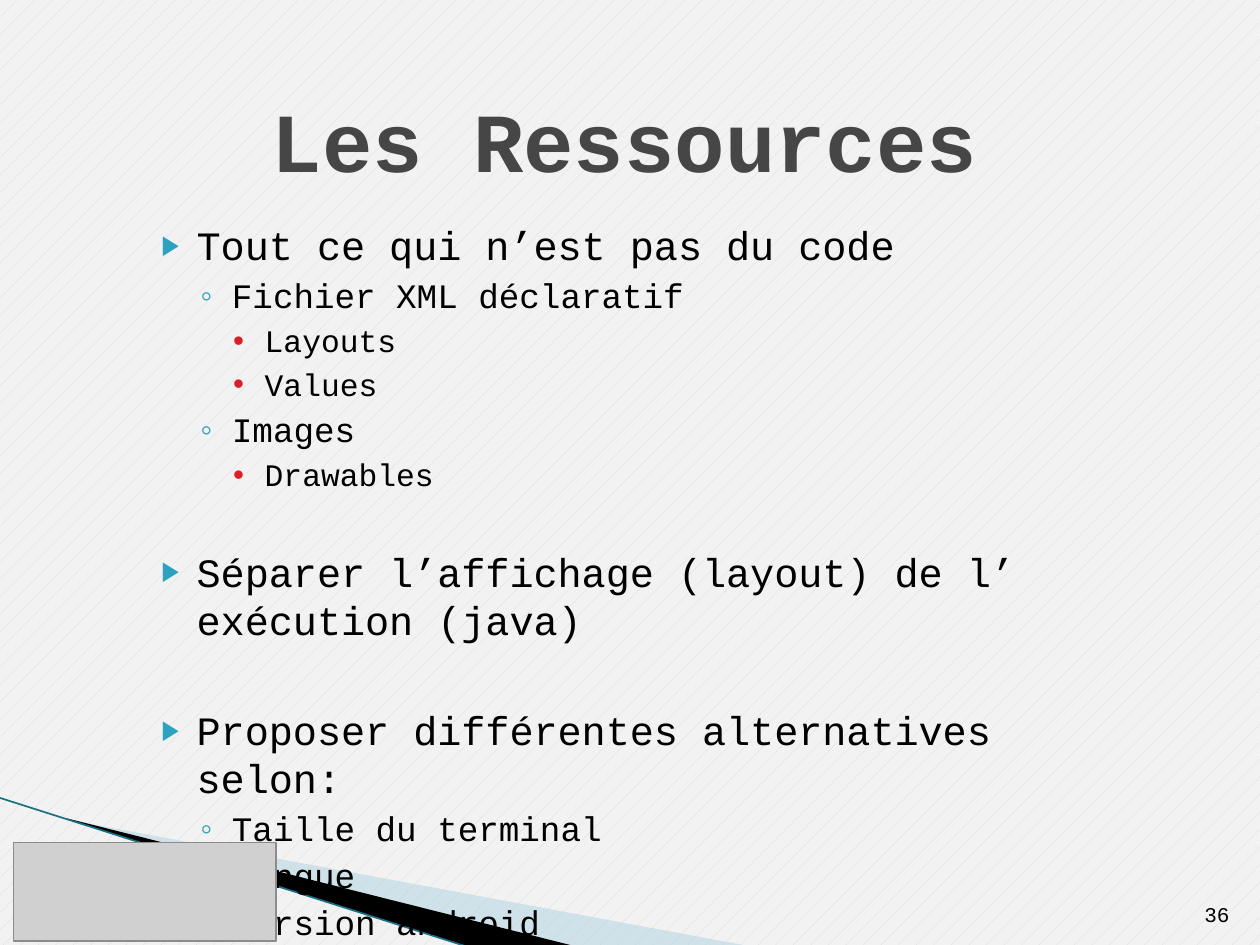
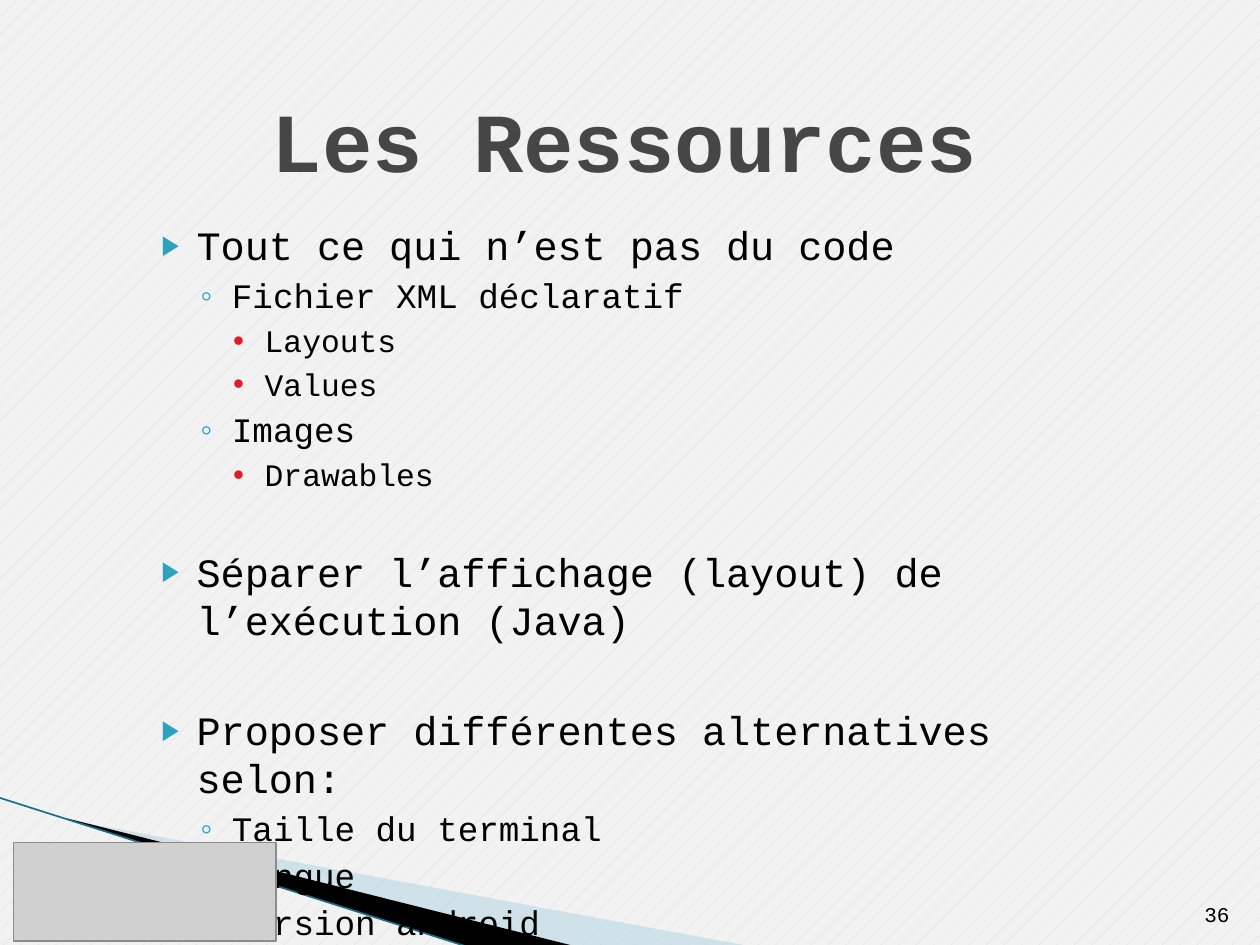
Before and after one commit to Tenacy/AndroidProject, a slide deck: slide 36 of Rapport/Presentation.pptx. Drawn at 1260x945 pixels with LibreOffice and Linux fonts; fonts in the diff are those of the drawing; grey boxes stand for pictures; background and template pictures are left out. Boxes give left, top, right and bottom in pixels: in the first picture for what was removed or moved away, otherwise in the second. Text is boxed around its words. In the diff, an @@ line names an element or a change of style, - is before the commit and + after.

```diff
--- a/Rapport/Presentation.pptx
+++ b/Rapport/Presentation.pptx
@@ text at (197,558,943,644): text changed @@
-▶ Séparer l’affichage (layout) de l’ exécution (java)
+▶ Séparer l’affichage (layout) de l’exécution (Java)
```
Also in this commit, not shown: 2 other slides changed.
